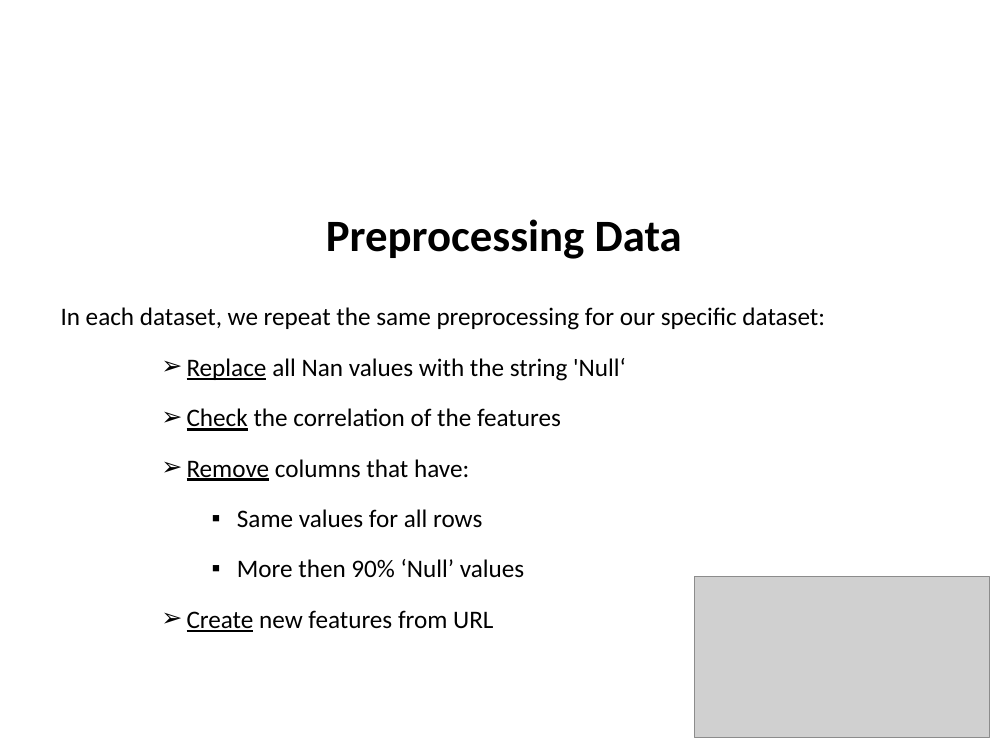
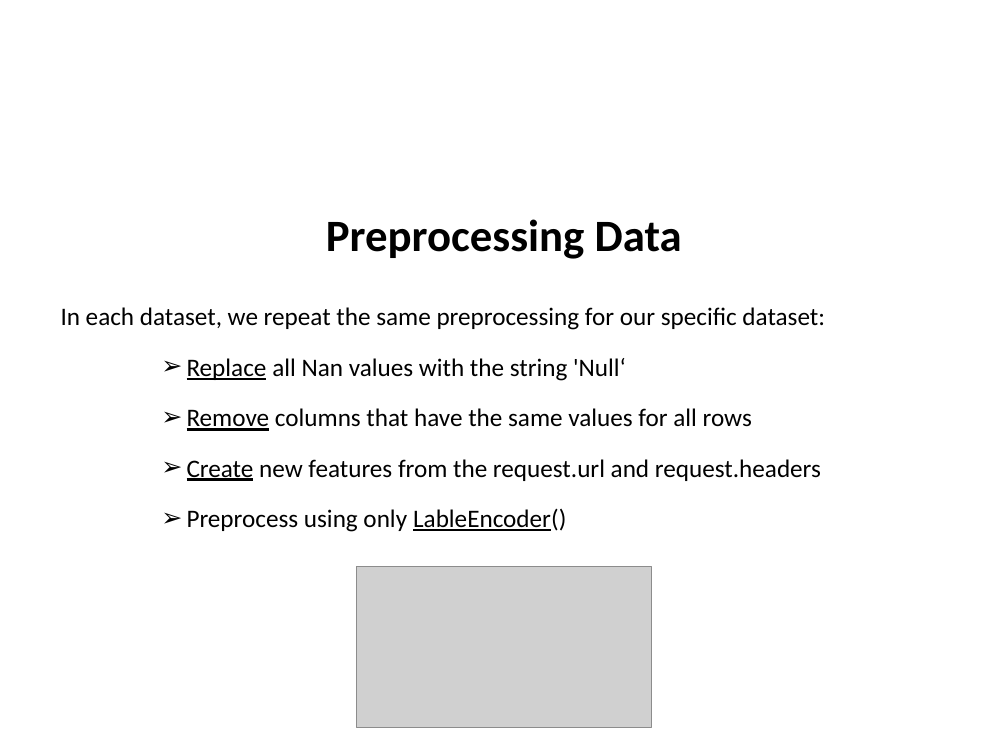
Before and after one commit to VictoKu1/API_Security_Research, a slide deck: slide 3 of Presentation/Cisco - Ariel University API Security Detection Challenge 2023.pptx. Drawn at 1008x756 pixels with LibreOffice and Linux fonts; fonts in the diff are those of the drawing; grey boxes stand for pictures; background and template pictures are left out. Boxes give left, top, right and bottom in pixels: in the first picture for what was removed or moved away, otherwise in the second. Text is boxed around its words. In the diff, an @@ line names an element or a change of style, - is before the commit and + after.

```diff
--- a/Presentation/Cisco - Ariel University API Security Detection Challenge 2023.pptx
+++ b/Presentation/Cisco - Ariel University API Security Detection Challenge 2023.pptx
@@ text at (187,408,821,532): text changed @@
-    ➢ Check the correlation of the features
-    ➢ Remove columns that have:
-      ▪ Same values for all rows
-      ▪ More then 90% ‘Null’ values
-    ➢ Create new features from URL
+    ➢ Remove columns that have the same values for all rows
+    ➢ Create new features from the request.url and request.headers
+    ➢ Preprocess using only LableEncoder()
@@ picture: place and size @@
-picture at (695,577,990,737)
+picture at (357,566,652,727)
```
Also in this commit, not shown: 1 other slide changed, 1 slide added, 1 slide removed, 1 other file.
